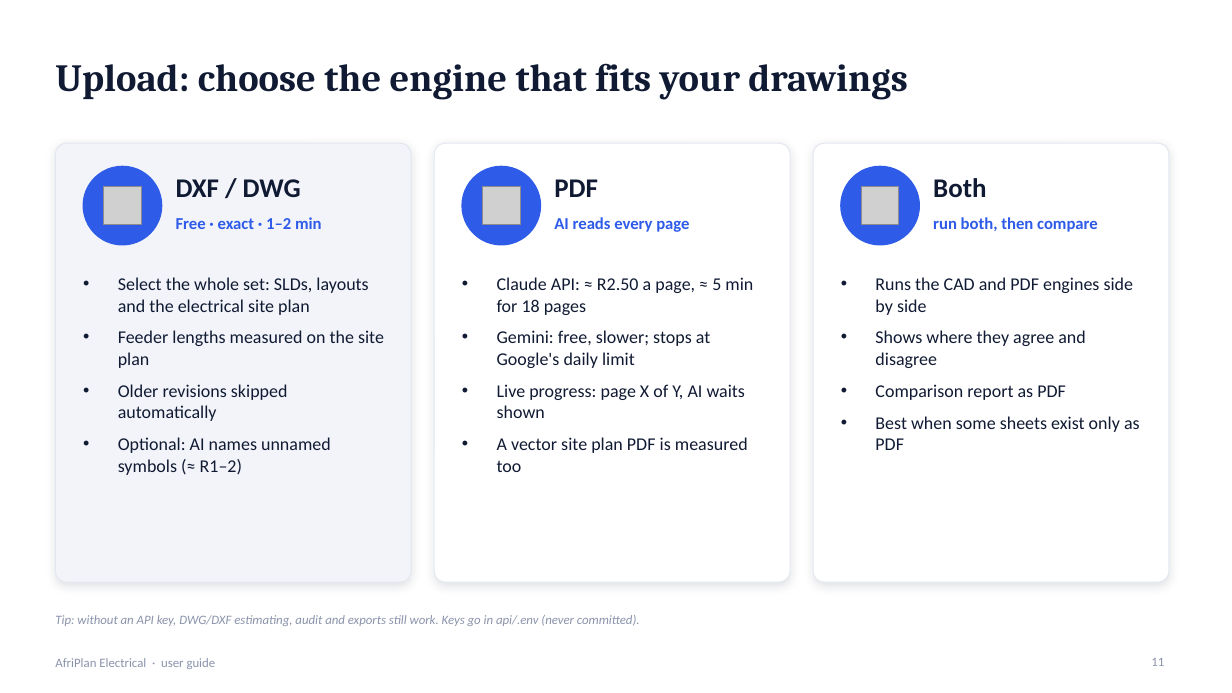
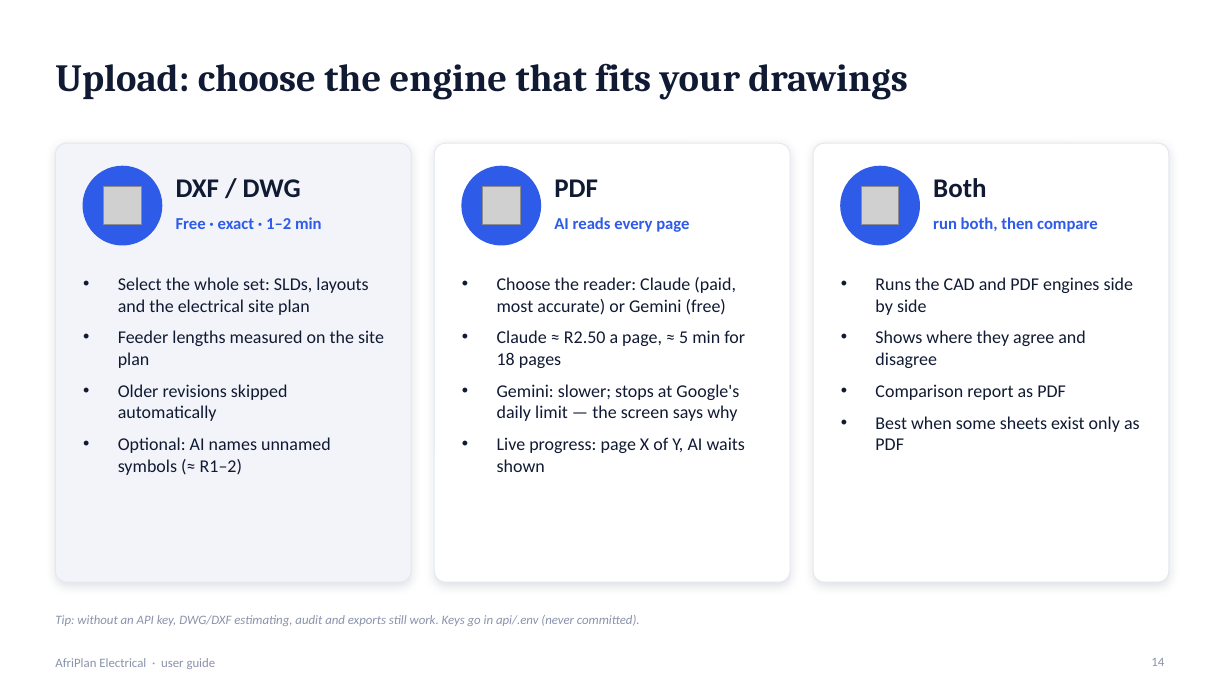
Before and after one commit to Jonathan-Lukwichi/afriplan-ai, a slide deck: slide 14 of docs/presentation/AfriPlan_User_Guide.pptx (slide 11 before the commit). Drawn at 1232x693 pixels with LibreOffice and Linux fonts; fonts in the diff are those of the drawing; grey boxes stand for pictures. Boxes give left, top, right and bottom in pixels: in the first picture for what was removed or moved away, otherwise in the second. Text is boxed around its words. In the diff, an @@ line names an element or a change of style, - is before the commit and + after.

```diff
--- a/docs/presentation/AfriPlan_User_Guide.pptx
+++ b/docs/presentation/AfriPlan_User_Guide.pptx
@@ text at box(497, 277, 745, 421): text changed @@
-• Claude API: ≈ R2.50 a page, ≈ 5 min for 18 pages
-• Gemini: free, slower; stops at Google's daily limit
+• Choose the reader: Claude (paid, most accurate) or Gemini (free)
+• Claude ≈ R2.50 a page, ≈ 5 min for 18 pages
+• Gemini: slower; stops at Google's daily limit — the screen says why
@@ text at box(497, 437, 748, 472): paragraph removed @@
-• A vector site plan PDF is measured too
@@ page number at box(1151, 658, 1164, 666): text changed @@
-11
+14
```
Also in this commit, not shown: 5 other slides changed, 11 slides added, 2 slides removed.
